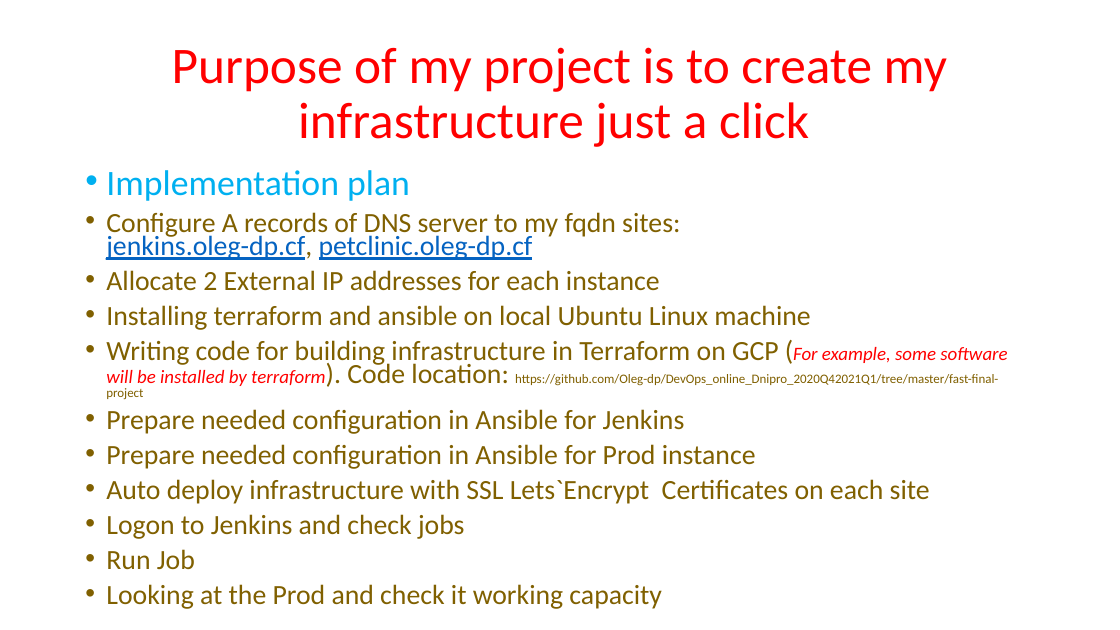
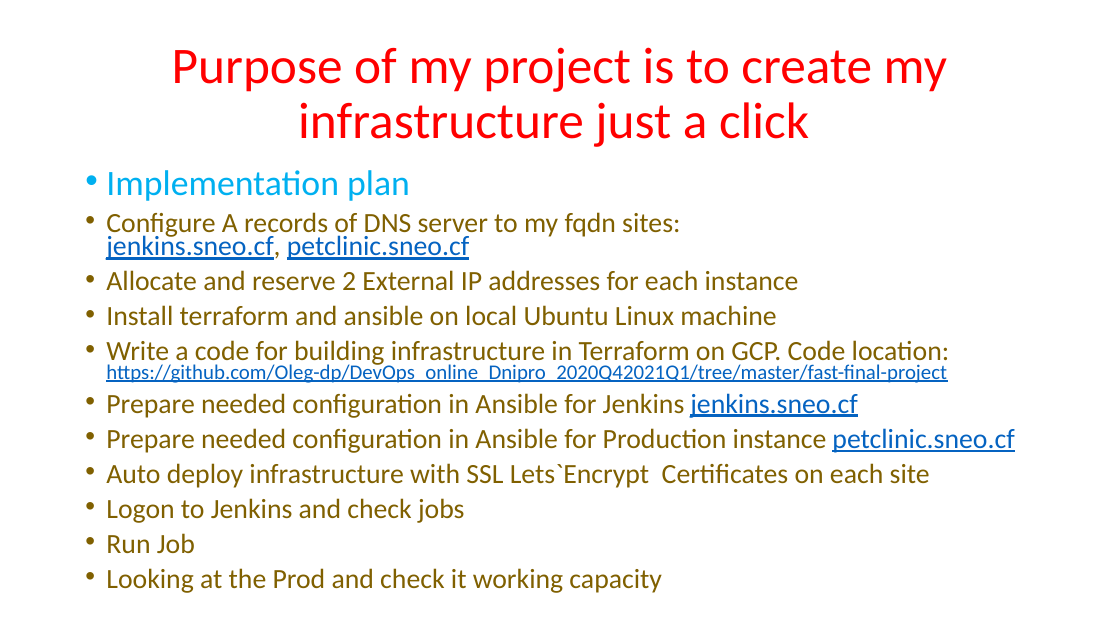
Before and after one commit to Oleg-dp/DevOps_online_Dnipro_2020Q42021Q1, a slide deck: slide 4 of fast-final-project/fast-f2-SNIEOSIKOV OLEH.pptx. Drawn at 1120x630 pixels with LibreOffice and Linux fonts; fonts in the diff are those of the drawing. Boxes give left, top, right and bottom in pixels: in the first picture for what was removed or moved away, otherwise in the second. Text is boxed around its words. In the diff, an @@ line names an element or a change of style, - is before the commit and + after.

```diff
--- a/fast-final-project/fast-f2-SNIEOSIKOV OLEH.pptx
+++ b/fast-final-project/fast-f2-SNIEOSIKOV OLEH.pptx
@@ text at (106,212,1014,453): text changed @@
-• Configure A records of DNS server to my fqdn sites:
-  jenkins.oleg-dp.cf, petclinic.oleg-dp.cf
-• Allocate 2 External IP addresses for each instance
-• Installing terraform and ansible on local Ubuntu Linux machine
-• Writing code for building infrastructure in Terraform on GCP (For example, some software will be installed by terraform). Code location: https://github.com/Oleg-dp/DevOps_online_Dnipro_2020Q42021Q1/tree/master/fast-final-project
-• Prepare needed configuration in Ansible for Jenkins
-• Prepare needed configuration in Ansible for Prod instance
+• Configure A records of DNS server to my fqdn sites:
+  jenkins.sneo.cf, petclinic.sneo.cf
+• Allocate and reserve 2 External IP addresses for each instance
+• Install terraform and ansible on local Ubuntu Linux machine
+• Write a code for building infrastructure in Terraform on GCP. Code location: https://github.com/Oleg-dp/DevOps_online_Dnipro_2020Q42021Q1/tree/master/fast-final-project
+• Prepare needed configuration in Ansible for Jenkins jenkins.sneo.cf
+• Prepare needed configuration in Ansible for Production instance petclinic.sneo.cf
```
Also in this commit, not shown: 2 other slides changed, 1 slide added, 1 slide removed.
